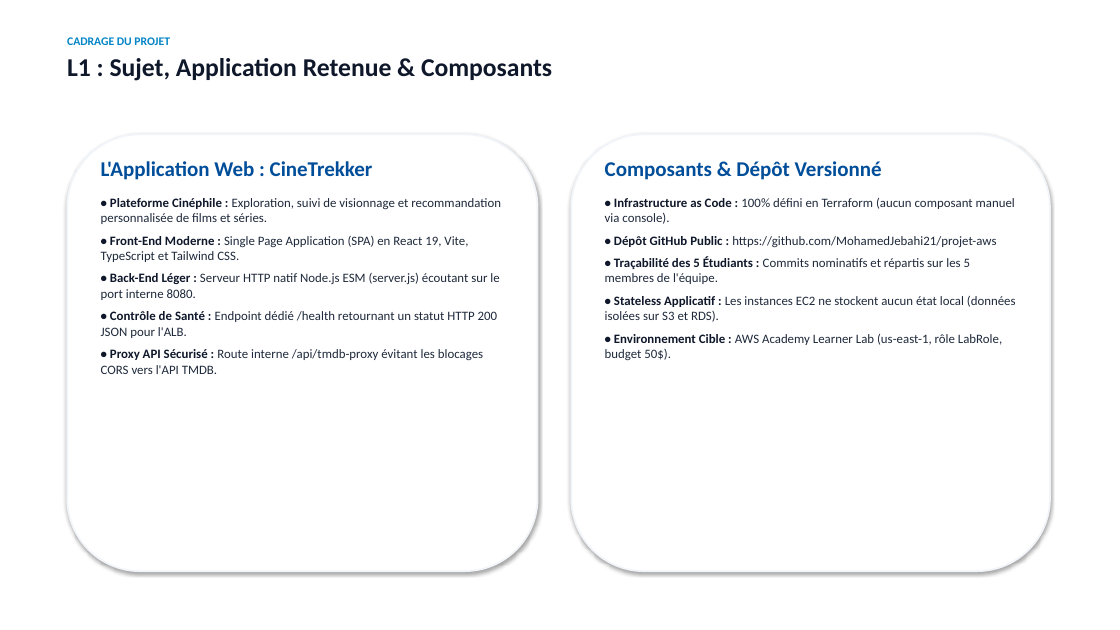
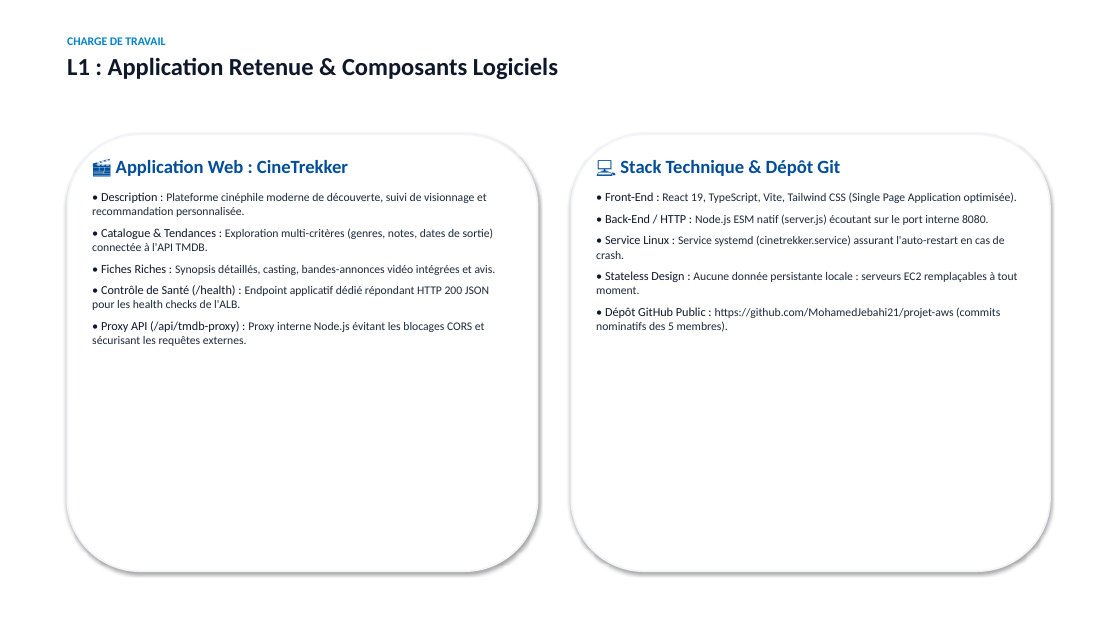
Before and after one commit to MohamedJebahi21/projet-aws, a slide deck: slide 3 of docs/Presentation_Soutenance_CineTrekker.pptx (slide 2 before the commit). Drawn at 1120x630 pixels with LibreOffice and Linux fonts; fonts in the diff are those of the drawing. Boxes give left, top, right and bottom in pixels: in the first picture for what was removed or moved away, otherwise in the second. Text is boxed around its words. In the diff, an @@ line names an element or a change of style, - is before the commit and + after.

Commit message:
feat(presentation): enrichissement a 14 slides - ajout complet de RDS, CloudWatch, S3 Endpoint, 5 axes et securite

```diff
--- a/docs/Presentation_Soutenance_CineTrekker.pptx
+++ b/docs/Presentation_Soutenance_CineTrekker.pptx
@@ text at <box>67,37,558,79</box>: text changed; size 22 to 21 pt @@
-CADRAGE DU PROJET
-L1 : Sujet, Application Retenue & Composants
+CHARGE DE TRAVAIL
+L1 : Application Retenue & Composants Logiciels
@@ text at <box>92,160,496,346</box>: text changed; size 11 to 10 pt @@
-L'Application Web : CineTrekker
-• Plateforme Cinéphile : Exploration, suivi de visionnage et recommandation personnalisée de films et séries.
-• Front-End Moderne : Single Page Application (SPA) en React 19, Vite, TypeScript et Tailwind CSS.
-• Back-End Léger : Serveur HTTP natif Node.js ESM (server.js) écoutant sur le port interne 8080.
-• Contrôle de Santé : Endpoint dédié /health retournant un statut HTTP 200 JSON pour l'ALB.
-• Proxy API Sécurisé : Route interne /api/tmdb-proxy évitant les blocages CORS vers l'API TMDB.
+🎬 Application Web : CineTrekker
+• Description : Plateforme cinéphile moderne de découverte, suivi de visionnage et recommandation personnalisée.
+• Catalogue & Tendances : Exploration multi-critères (genres, notes, dates de sortie) connectée à l'API TMDB.
+• Fiches Riches : Synopsis détaillés, casting, bandes-annonces vidéo intégrées et avis.
+• Contrôle de Santé (/health) : Endpoint applicatif dédié répondant HTTP 200 JSON pour les health checks de l'ALB.
+• Proxy API (/api/tmdb-proxy) : Proxy interne Node.js évitant les blocages CORS et sécurisant les requêtes externes.
@@ text at <box>596,160,1018,332</box>: text changed; size 11 to 10 pt @@
-Composants & Dépôt Versionné
-• Infrastructure as Code : 100% défini en Terraform (aucun composant manuel via console).
-• Dépôt GitHub Public : https://github.com/MohamedJebahi21/projet-aws
-• Traçabilité des 5 Étudiants : Commits nominatifs et répartis sur les 5 membres de l'équipe.
-• Stateless Applicatif : Les instances EC2 ne stockent aucun état local (données isolées sur S3 et RDS).
-• Environnement Cible : AWS Academy Learner Lab (us-east-1, rôle LabRole, budget 50$).
+💻 Stack Technique & Dépôt Git
+• Front-End : React 19, TypeScript, Vite, Tailwind CSS (Single Page Application optimisée).
+• Back-End / HTTP : Node.js ESM natif (server.js) écoutant sur le port interne 8080.
+• Service Linux : Service systemd (cinetrekker.service) assurant l'auto-restart en cas de crash.
+• Stateless Design : Aucune donnée persistante locale : serveurs EC2 remplaçables à tout moment.
+• Dépôt GitHub Public : https://github.com/MohamedJebahi21/projet-aws (commits nominatifs des 5 membres).
```
Also in this commit, not shown: 8 other slides changed, 5 slides added.
